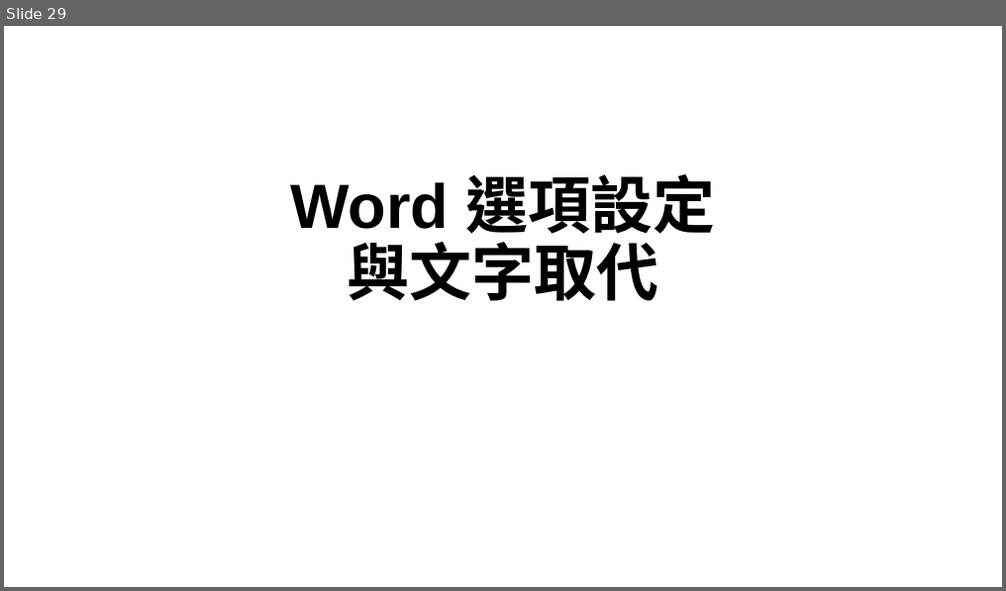
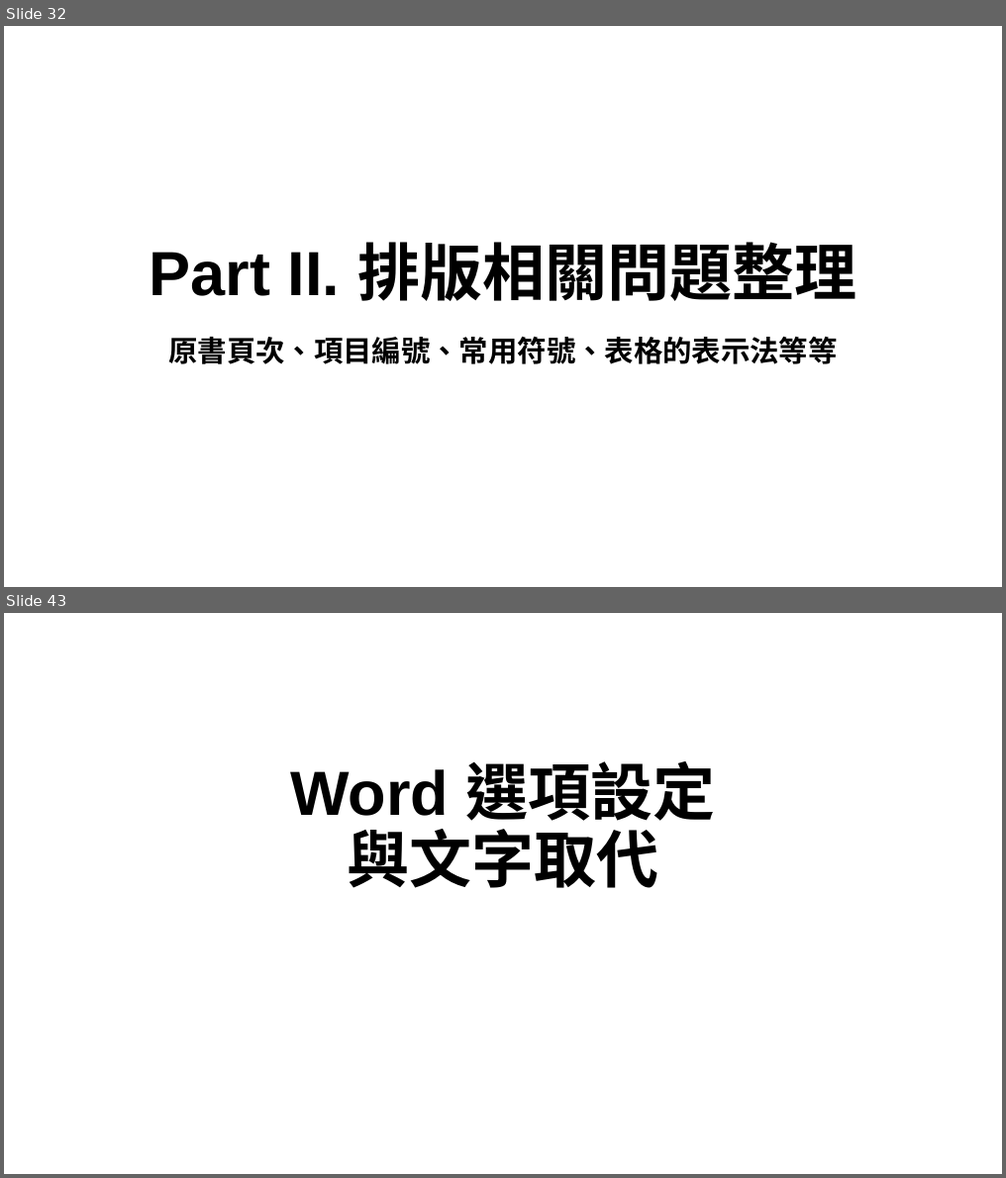
Before and after one commit to huanlin/VisualAids, a slide deck: Seminar/視障輔助教材轉檔研討會/投影片.pptx. Shown one above the other, each under a label of ours: slide 29 before the commit, slides 32 and 43 after it; the slides between them are not shown. The pictures are 1006x591 and 1006x1178 pixels, drawn with LibreOffice and Linux fonts; fonts in the diff are those of the drawing. Boxes give left, top, right and bottom in pixels: in the first picture for what was removed or moved away, otherwise in the second. Text is boxed around its words. In the diff, an @@ line names an element or a change of style, - is before the commit and + after.

```diff
--- a/Seminar/視障輔助教材轉檔研討會/投影片.pptx
+++ b/Seminar/視障輔助教材轉檔研討會/投影片.pptx
@@ slide 32 added at [4,26,1002,587], background #FFFFFF @@
@@ title added at [150,242,856,301], 60 pt, text #000000, bold @@
+Part II. 排版相關問題整理
@@ subtitle added at [168,337,837,365], 28 pt, text #000000, bold @@
+原書頁次、項目編號、常用符號、表格的表示法等等
@@ what was slide 29 is now slide 43 @@
```
Also in this commit, not shown: 4 slides changed, 13 other slides added.
